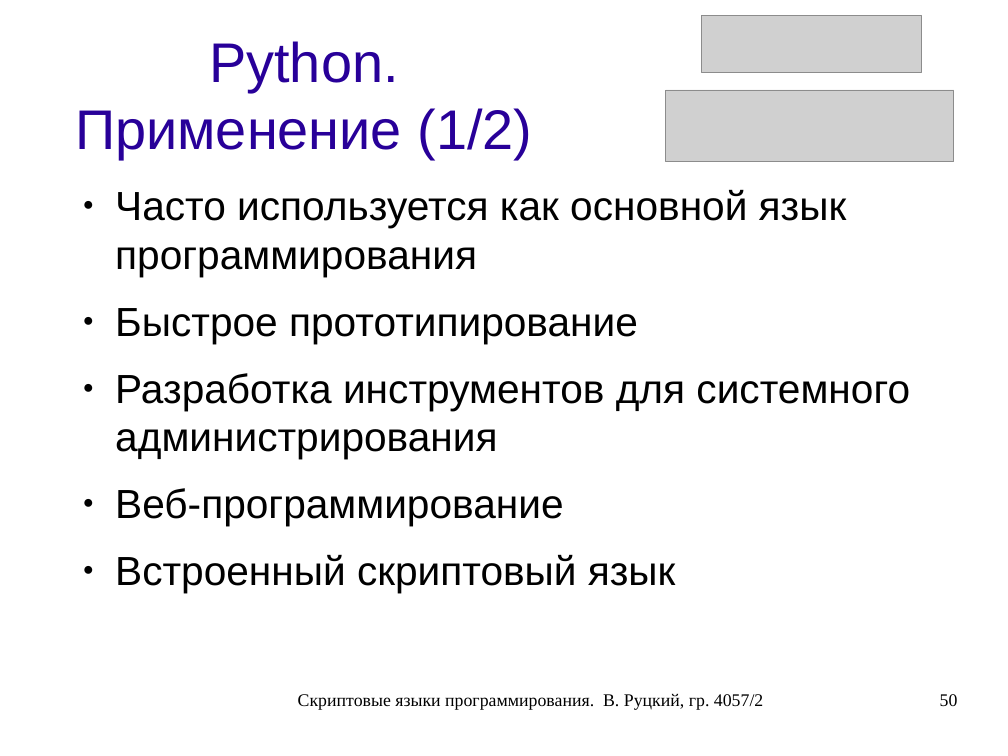
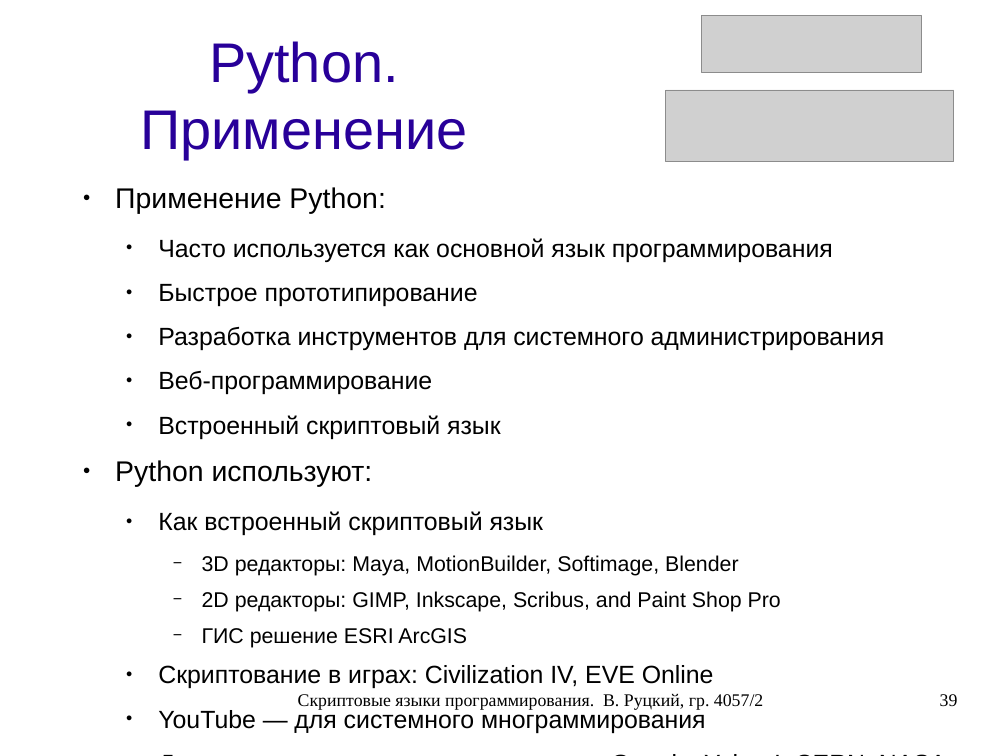
Before and after one commit to rutsky/semester07, a slide deck: slide 39 of Operation_systems/scripting_languages/40572_Rutsky_Scripting_languages.odp (slide 50 before the commit). Drawn at 1008x756 pixels with LibreOffice and Linux fonts; fonts in the diff are those of the drawing; grey boxes stand for pictures. Boxes give left, top, right and bottom in pixels: in the first picture for what was removed or moved away, otherwise in the second. Text is boxed around its words. In the diff, an @@ line names an element or a change of style, - is before the commit and + after.

Commit message:
Scripting languages presentation: Cleaned up Perl and Python parts.

```diff
--- a/Operation_systems/scripting_languages/40572_Rutsky_Scripting_languages.odp
+++ b/Operation_systems/scripting_languages/40572_Rutsky_Scripting_languages.odp
@@ title at <box>140,41,467,159</box>: text changed @@
-Python. Применение (1/2)
+Python. Применение
@@ text at <box>115,187,385,214</box>: paragraph added @@
+● Применение Python:
@@ text at <box>158,238,885,439</box>: size 32 to 19.6 pt in "Часто используется как основной язык программирования", "Быстрое прототипирование", "Разработка инструментов для системного администрирования", "Веб-программирование" and 1 more places; list level 1 to 2 in "Часто используется как основной язык ..."; list level 1 to 2 in "Быстрое прототипирование"; list level 1 to 2 in "Разработка инструментов для системного администрирования"; list level 1 to 2 in "Веб-программирование"; list level 1 to 2 in "Встроенный скриптовый язык" @@
@@ text at <box>115,460,781,733</box>: paragraphs added @@
+● Python используют:
+  ● Как встроенный скриптовый язык
+    − 3D редакторы: Maya, MotionBuilder, Softimage, Blender
+    − 2D редакторы: GIMP, Inkscape, Scribus, and Paint Shop Pro
+    − ГИС решение ESRI ArcGIS
+  ● Скриптование в играх: Civilization IV, EVE Online
+  ● YouTube — для системного многраммирования
+  ● Для решения широкого спектра задач: Google, Yahoo!, CERN, NASA
@@ page number at <box>940,694,958,706</box>: text changed @@
-50
+39
```
Also in this commit, not shown: 6 other slides changed, 13 slides removed.
